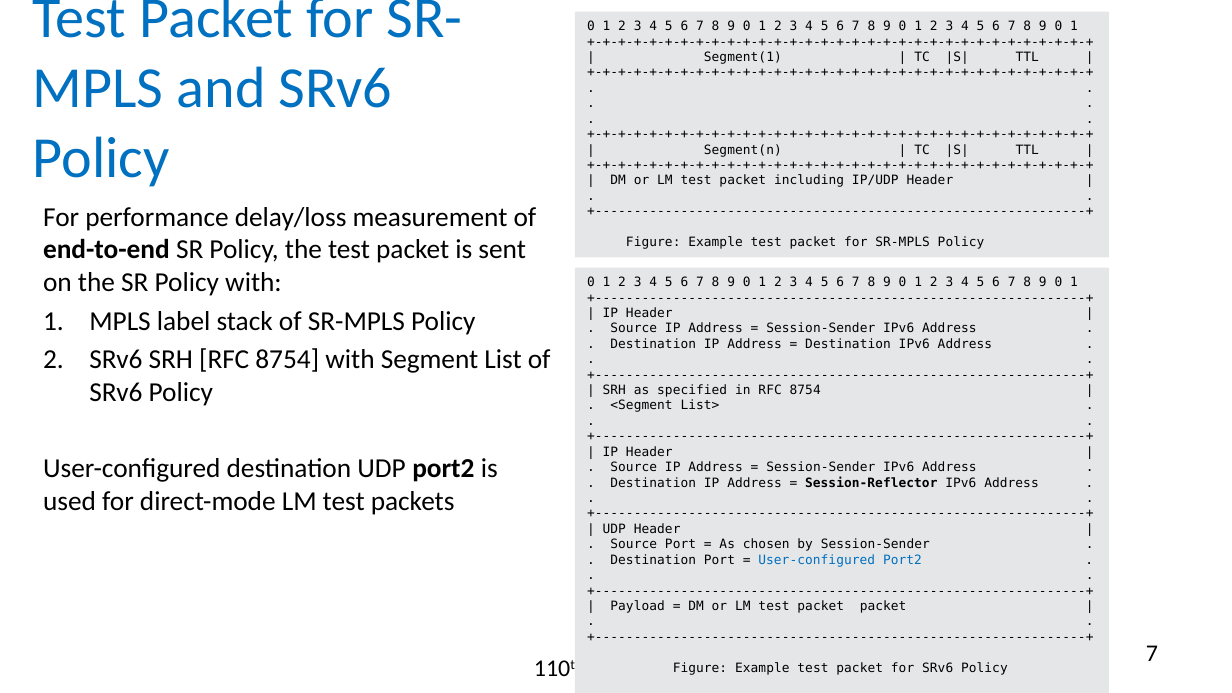
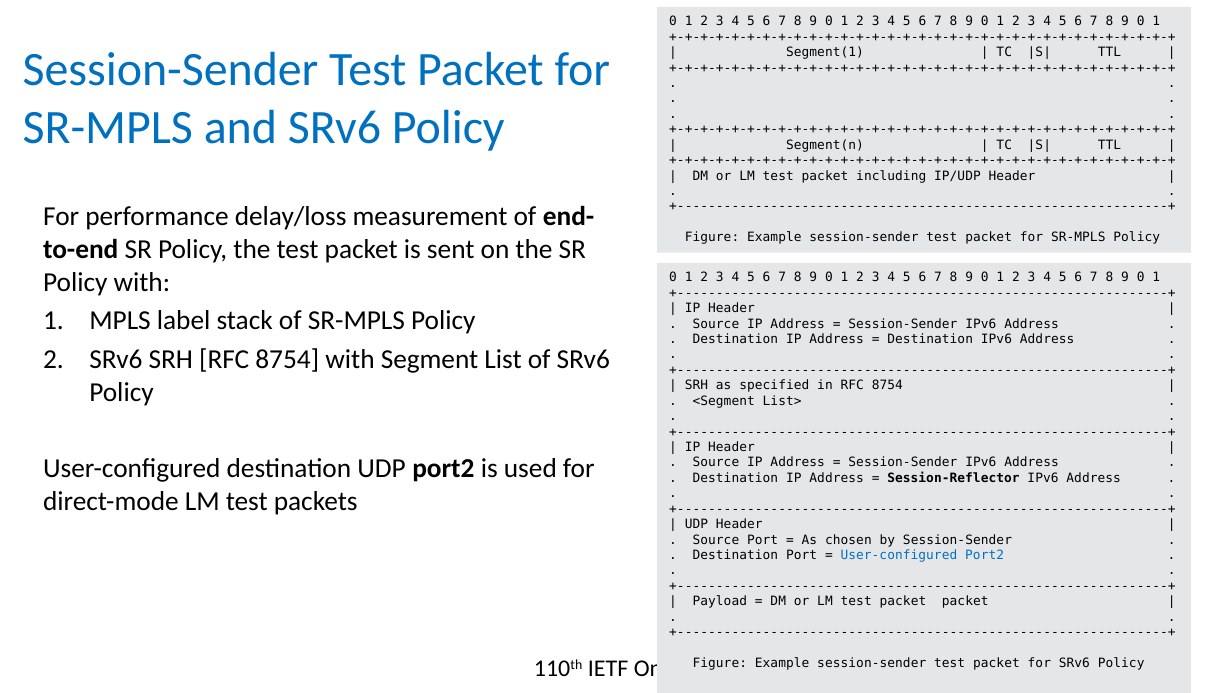
Before and after one commit to rakgandhi/ietf-slides, a slide deck: slide 7 of draft-gandhi-spring-stamp-srpm-04.pptx. Drawn at 1232x693 pixels with LibreOffice and Linux fonts; fonts in the diff are those of the drawing. Boxes give left, top, right and bottom in pixels: in the first picture for what was removed or moved away, otherwise in the second. Text is boxed around its words. In the diff, an @@ line names an element or a change of style, - is before the commit and + after.

```diff
--- a/draft-gandhi-spring-stamp-srpm-04.pptx
+++ b/draft-gandhi-spring-stamp-srpm-04.pptx
@@ rectangle "0 1 2 3 4 ..." moved from (x1=575, y1=12, x2=1109, y2=257) to (x1=657, y1=7, x2=1190, y2=253) @@
@@ title at (x1=23, y1=51, x2=610, y2=151): text changed; size 34 to 28 pt @@
-Test Packet for SR-MPLS and SRv6 Policy
+Session-Sender Test Packet for SR-MPLS and SRv6 Policy
@@ text "For performance delay/loss measurement of ..." rewrapped from (x1=43, y1=207, x2=551, y2=515) to (x1=43, y1=205, x2=610, y2=515) @@
@@ text in rectangle at (x1=685, y1=231, x2=1160, y2=244): text changed @@
-Figure: Example test packet for SR-MPLS Policy
+Figure: Example session-sender test packet for SR-MPLS Policy
@@ rectangle "0 1 2 3 4 ..." resized from (x1=575, y1=267, x2=1109, y2=693) to (x1=657, y1=262, x2=1190, y2=693) @@
@@ text in rectangle at (x1=693, y1=657, x2=1145, y2=670): text changed @@
-Figure: Example test packet for SRv6 Policy
+Figure: Example session-sender test packet for SRv6 Policy
@@ page number removed at (x1=1146, y1=645, x2=1158, y2=661) @@
-7
```
Also in this commit, not shown: 1 other slide changed, 1 other file.
